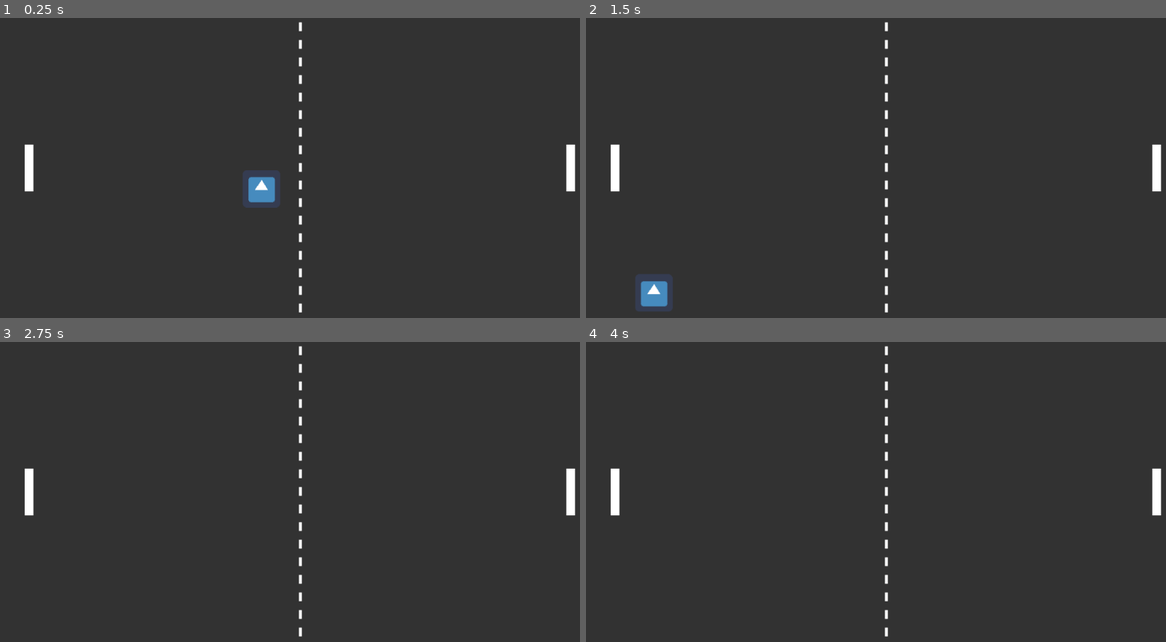
Above: before the commit, frames 1-4 (two rows, left to right).
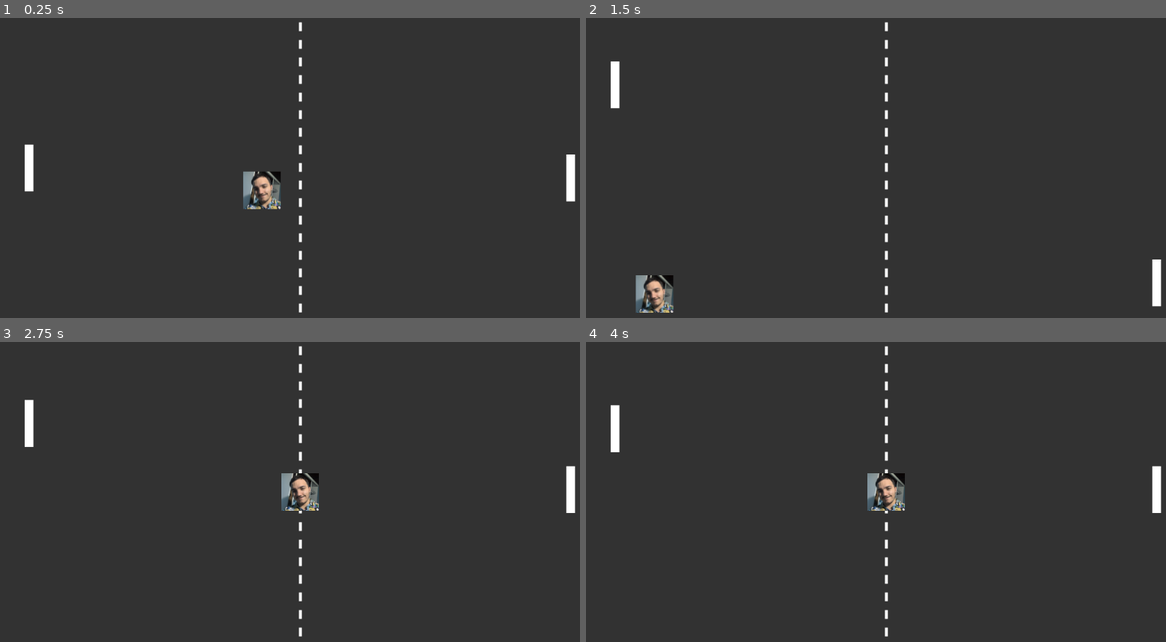
Above: after the commit, the same moments.

Repository: prestesmatheus0/pong-godot
Game: Godot game, scene res://scenes/Game/Game.tscn
Two runs of this game, one before a commit and one after it. Both use one fixed random seed, a clock stepped at 60 frames per second and the inputs below. Before the commit the project has no main scene; this scene is started directly in both runs. The engine's default icon, where the game draws it, is replaced by a stand-in: a white triangle on a blue panel in a dark square.
Inputs:
- Up to frame 1 (0.25 s): no input
- Up to frame 2 (1.5 s): hold W (ui_up) 0.53-1.28 s; hold D (ui_down) from 1.28 s (still down)
- Up to frame 3 (2.75 s): release D (ui_down) at 2.03 s; hold W (ui_up) from 2.03 s (still down)
- Up to frame 4 (4 s): tap Enter at 3.5 s; release W (ui_up) at 3.53 s; hold D (ui_down) from 3.53 s (still down)

The runs differ from the first frame. In frame 1, 0.9% of the frame differs, in the area x 41-100%, y 42-64%; in frame 2, 1.8%, in the area x 4-100%, y 14-99%; in frame 3, 1.2%; in frame 4, 1.2%.

Commit message:
Add features
Signed-off-by: matheus <barros.matheusprestes@gmail.com>

Diff:
--- a/entities/Ball/Ball.gd
+++ b/entities/Ball/Ball.gd
@@ -1,11 +1,11 @@
 extends KinematicBody2D
 
 export var initial_ball_speed = 300
-export var speed_emulator = 50
+export var speed_commulator = 50
 var ball_speed = initial_ball_speed
 
-var hitcounter = 0
-var max_hitcounter = 12
+var hit_counter = 0
+var max_hit_counter = 12
 var direction = Vector2()
 
 func _ready():
@@ -24,12 +24,19 @@
 	direction = direction.normalized() * ball_speed
 
 func _physics_process(delta):
+	var y = direction.y
 	var collision = move_and_collide(direction * delta)
 	if collision :
 		direction = direction.bounce(collision.normal)
 		if collision.collider.is_in_group("rackets"):
-			var y = direction.y / 2 + collision.collider_velocity.y
-			direction = Vector2(direction.x, y).normalized() * (ball_speed * hitcounter * speed_emulator)
+			y = direction.y / 2 + collision.collider_velocity.y
+			if hit_counter < max_hit_counter:
+				hit_counter += 1
+			else:
+				y = direction.y
+				direction = Vector2(direction.x, y).normalized() * (ball_speed * hit_counter * speed_commulator)
 
-			if hitcounter < max_hitcounter:
-				hitcounter += 1
+func reset():
+	position = Vector2(512, 256)
+	direction = Vector2()
+	hit_counter = 0
--- a/entities/Ball/Ball.tscn
+++ b/entities/Ball/Ball.tscn
@@ -1,16 +1,18 @@
 [gd_scene load_steps=4 format=2]
 
 [ext_resource path="res://entities/Ball/Ball.gd" type="Script" id=1]
-[ext_resource path="res://icon.png" type="Texture" id=2]
+[ext_resource path="res://drikoteles.png" type="Texture" id=2]
 
 [sub_resource type="RectangleShape2D" id=1]
 extents = Vector2( 32, 32 )
 
 [node name="Ball" type="KinematicBody2D"]
+collision_layer = 3
+collision_mask = 2
 script = ExtResource( 1 )
 
 [node name="CollisionShape2D" type="CollisionShape2D" parent="."]
 shape = SubResource( 1 )
 
-[node name="Sprite" type="Sprite" parent="CollisionShape2D"]
+[node name="Sprite" type="Sprite" parent="."]
 texture = ExtResource( 2 )
--- /dev/null
+++ b/entities/Racket/AiInputComponent.gd
@@ -0,0 +1,32 @@
+extends Node
+
+class_name AiInputComponent
+
+
+export (NodePath) var ball_path
+onready var ball = get_node(ball_path)
+
+
+var racket
+
+# Called when the node enters the scene tree for the first time.
+func _ready():
+	racket = get_parent()
+	racket.connect("update", self, "calculate_velocity")
+
+func calculate_velocity():
+	if not "direction" in racket:
+		return
+
+
+	racket.direction = Vector2(0, get_ball_direction())
+
+
+func get_ball_direction():
+	if abs(racket.position.y - ball.position.y) > 20:
+		if racket.position.y < ball.position.y:
+			return 1
+		else:
+			return -1
+	else:
+		return 0
--- a/entities/Racket/PlayerInputComponent.gd
+++ b/entities/Racket/PlayerInputComponent.gd
@@ -7,6 +7,7 @@
 # Called when the node enters the scene tree for the first time.
 func _ready():
 	player = get_parent()
+	player.connect("update", self, "handle_input")
 
 func handle_input():
 	if not "direction" in player:
--- a/entities/Racket/Racket.gd
+++ b/entities/Racket/Racket.gd
@@ -1,5 +1,6 @@
 extends KinematicBody2D
 
+signal update
 
 # Declare member variables here. Examples:
 export var move_speed = 250
--- a/project.godot
+++ b/project.godot
@@ -10,17 +10,24 @@
 
 _global_script_classes=[ {
 "base": "Node",
+"class": "AiInputComponent",
+"language": "GDScript",
+"path": "res://entities/Racket/AiInputComponent.gd"
+}, {
+"base": "Node",
 "class": "PlayerInputComponent",
 "language": "GDScript",
 "path": "res://entities/Racket/PlayerInputComponent.gd"
 } ]
 _global_script_class_icons={
+"AiInputComponent": "",
 "PlayerInputComponent": ""
 }
 
 [application]
 
 config/name="godot-pong"
+run/main_scene="res://scenes/Game/Game.tscn"
 config/icon="res://icon.png"
 
 [display]
--- /dev/null
+++ b/scenes/Game/Game.gd
@@ -0,0 +1,33 @@
+extends Node
+
+
+var score_player_one = 0
+var score_player_two = 0
+var max_score = 5
+
+# Called when the node enters the scene tree for the first time.
+func _ready():
+	$StartTimer.start()
+
+
+func _on_Field_goal_left():
+	score_player_two += 1
+	if score_player_two < max_score:
+		start_new_round()
+
+
+func _on_Field_goal_right():
+	score_player_one += 1
+	if score_player_one < max_score:
+		start_new_round()
+
+func start_new_round():
+	$Ball.reset()
+	$Racket.set_position(Vector2(50,256))
+	$Racket2.set_position(Vector2(974,256))
+	$StartTimer.start()
+
+
+
+func _on_StartTimer_timeout():
+	$Ball.set_start_direction()
--- a/scenes/Game/Game.tscn
+++ b/scenes/Game/Game.tscn
@@ -1,18 +1,36 @@
-[gd_scene load_steps=4 format=2]
+[gd_scene load_steps=7 format=2]
 
 [ext_resource path="res://entities/Racket/Racket.tscn" type="PackedScene" id=1]
 [ext_resource path="res://entities/Ball/Ball.tscn" type="PackedScene" id=2]
 [ext_resource path="res://scenes/field/field.tscn" type="PackedScene" id=3]
+[ext_resource path="res://entities/Racket/PlayerInputComponent.gd" type="Script" id=4]
+[ext_resource path="res://scenes/Game/Game.gd" type="Script" id=5]
+[ext_resource path="res://entities/Racket/AiInputComponent.gd" type="Script" id=6]
 
 [node name="Game" type="Node"]
+script = ExtResource( 5 )
 
 [node name="Field" parent="." instance=ExtResource( 3 )]
 
 [node name="Racket" parent="." instance=ExtResource( 1 )]
 position = Vector2( 50, 256 )
 
+[node name="PlayerInputComponent" type="Node" parent="Racket"]
+script = ExtResource( 4 )
+
 [node name="Racket2" parent="." instance=ExtResource( 1 )]
 position = Vector2( 974, 256 )
 
+[node name="AiInputComponent" type="Node" parent="Racket2"]
+script = ExtResource( 6 )
+ball_path = NodePath("../../Ball")
+
 [node name="Ball" parent="." instance=ExtResource( 2 )]
-position = Vector2( 512, 256 )
+position = Vector2( 513, 258 )
+
+[node name="StartTimer" type="Timer" parent="."]
+wait_time = 5.0
+one_shot = true
+[connection signal="goal_left" from="Field" to="." method="_on_Field_goal_left"]
+[connection signal="goal_right" from="Field" to="." method="_on_Field_goal_right"]
+[connection signal="timeout" from="StartTimer" to="." method="_on_StartTimer_timeout"]
--- /dev/null
+++ b/scenes/field/field.gd
@@ -0,0 +1,12 @@
+extends Node2D
+
+
+signal goal_left
+signal goal_right
+
+func _on_GoalLeft_body_entered(body):
+	emit_signal("goal_left")
+
+
+func _on_GoalRight_body_entered(body):
+	emit_signal("goal_right")
--- a/scenes/field/field.tscn
+++ b/scenes/field/field.tscn
@@ -1,6 +1,7 @@
-[gd_scene load_steps=4 format=2]
+[gd_scene load_steps=5 format=2]
 
 [ext_resource path="res://scenes/field/Field.png" type="Texture" id=1]
+[ext_resource path="res://scenes/field/field.gd" type="Script" id=2]
 
 [sub_resource type="RectangleShape2D" id=1]
 extents = Vector2( 512, 10 )
@@ -9,6 +10,7 @@
 extents = Vector2( 10, 236 )
 
 [node name="Field" type="Node2D"]
+script = ExtResource( 2 )
 
 [node name="WallTop" type="StaticBody2D" parent="."]
 position = Vector2( 512, -10 )
@@ -24,12 +26,16 @@
 
 [node name="GoalLeft" type="Area2D" parent="."]
 position = Vector2( -10, 256 )
+collision_layer = 2
+collision_mask = 2
 
 [node name="CollisionShape2D" type="CollisionShape2D" parent="GoalLeft"]
 shape = SubResource( 2 )
 
 [node name="GoalRight" type="Area2D" parent="."]
 position = Vector2( 1034, 256 )
+collision_layer = 2
+collision_mask = 2
 
 [node name="CollisionShape2D" type="CollisionShape2D" parent="GoalRight"]
 shape = SubResource( 2 )
@@ -37,3 +43,5 @@
 [node name="Sprite" type="Sprite" parent="."]
 position = Vector2( 512, 256 )
 texture = ExtResource( 1 )
+[connection signal="body_entered" from="GoalLeft" to="." method="_on_GoalLeft_body_entered"]
+[connection signal="body_entered" from="GoalRight" to="." method="_on_GoalRight_body_entered"]
Binary file added: drikoteles.png
Not shown, added: drikoteles.png.import
Binary file added: pokeball.jpg
Not shown, added: pokeball.jpg.import
Binary file added: right_pallete.png
Not shown, added: right_pallete.png.import
